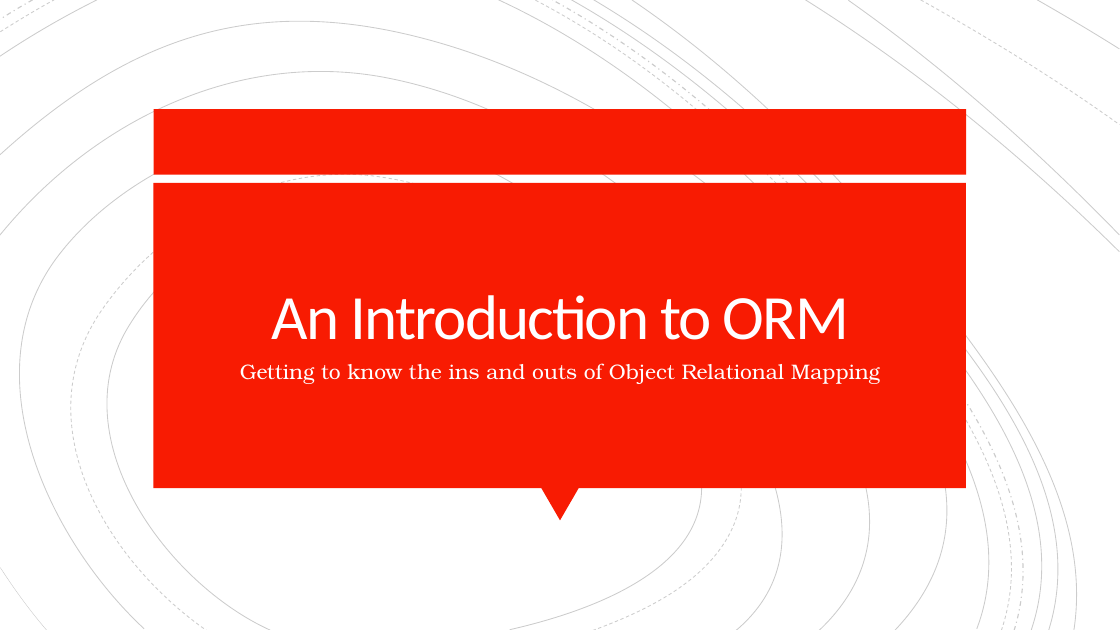
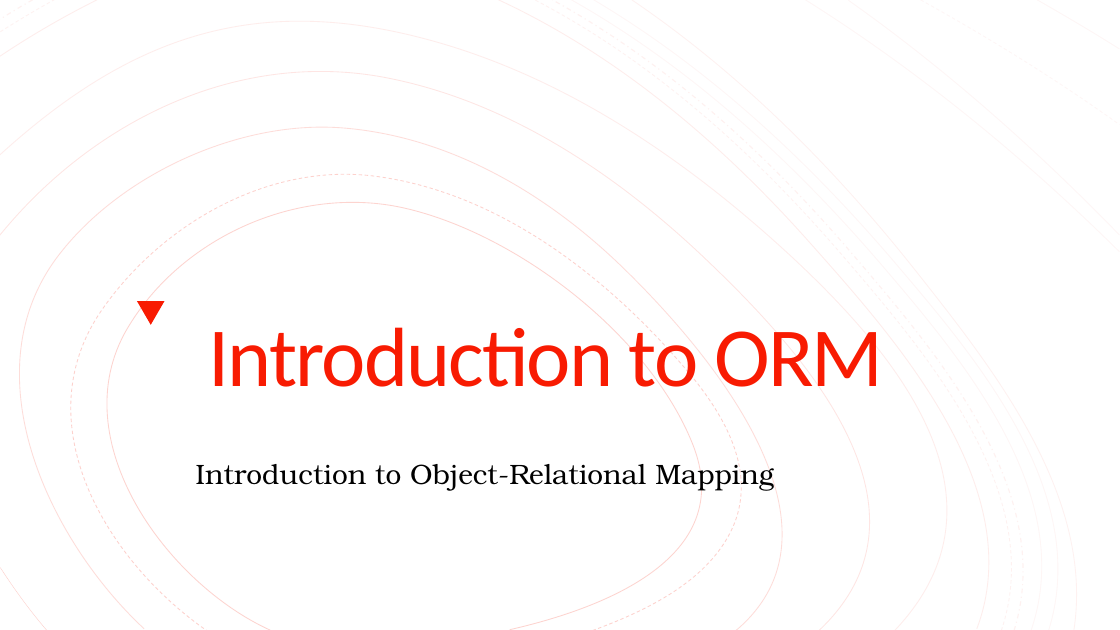
Before and after one commit to isjxn/ORM-Barcamp, a slide deck: slide 1 of ORM_Barcamp_Presentation.pptx. Drawn at 1120x630 pixels with LibreOffice and Linux fonts; fonts in the diff are those of the drawing. Boxes give left, top, right and bottom in pixels: in the first picture for what was removed or moved away, otherwise in the second. Text is boxed around its words. In the diff, an @@ line names an element or a change of style, - is before the commit and + after.

```diff
--- a/ORM_Barcamp_Presentation.pptx
+++ b/ORM_Barcamp_Presentation.pptx
@@ rectangle added at [0,0,1120,630], fill #FFFFFF @@
@@ freeform shape: place and size @@
-freeform shape at [0,0,97,56]
+freeform shape at [2,0,145,205]
@@ group added at [0,0,1118,630]: 8 freeform shapes @@
@@ freeform shape: place and size @@
-freeform shape at [0,0,1019,630]
+freeform shape at [45,0,359,628]
@@ freeform shape: place and size @@
-freeform shape at [632,0,1095,630]
+freeform shape at [82,0,378,628]
@@ freeform shape: place and size @@
-freeform shape at [0,50,949,630]
+freeform shape at [92,0,425,628]
@@ freeform shape: place and size @@
-freeform shape at [0,118,861,630]
+freeform shape at [92,0,391,628]
@@ freeform shape: place and size @@
-freeform shape at [23,164,761,630]
+freeform shape at [103,0,441,628]
@@ freeform shape: place and size @@
-freeform shape at [61,185,739,630]
+freeform shape at [120,0,475,628]
@@ group removed at [0,0,1120,630]: 9 freeform shapes @@
@@ freeform shape: place and size @@
-freeform shape at [1038,0,1120,49]
+freeform shape at [976,1,1117,52]
@@ freeform shape: place and size @@
-freeform shape at [921,0,1120,125]
+freeform shape at [1029,1,1117,34]
@@ group added at [0,0,1120,630]: 19 freeform shapes @@
@@ group added at [0,0,1120,630]: 19 freeform shapes @@
@@ rectangle removed at [154,109,966,175] @@
@@ rectangle removed at [154,183,966,488] @@
@@ triangle added at [137,301,165,324], fill #F81B02 @@
@@ title at [208,316,883,404]: text changed; size 54 to 72 pt; text colour #FFFEFF to #F81B02 @@
-An Introduction to ORM
+Introduction to ORM
@@ subtitle removed at [240,363,880,384] @@
-Getting to know the ins and outs of Object Relational Mapping
@@ text added at [196,458,774,491], 24 pt, text #000000 @@
+Introduction to Object-Relational Mapping
@@ triangle removed at [541,488,579,520] @@
@@ freeform shape: place and size @@
-freeform shape at [0,568,46,630]
+freeform shape at [1,553,20,628]
@@ freeform shape at [1,553,20,628]: outline #000000 0.38 pt to #000000 0.75 pt @@
```
Also in this commit, not shown: 2 other slides changed, 13 slides added, 3 slides removed, 1 other file.
